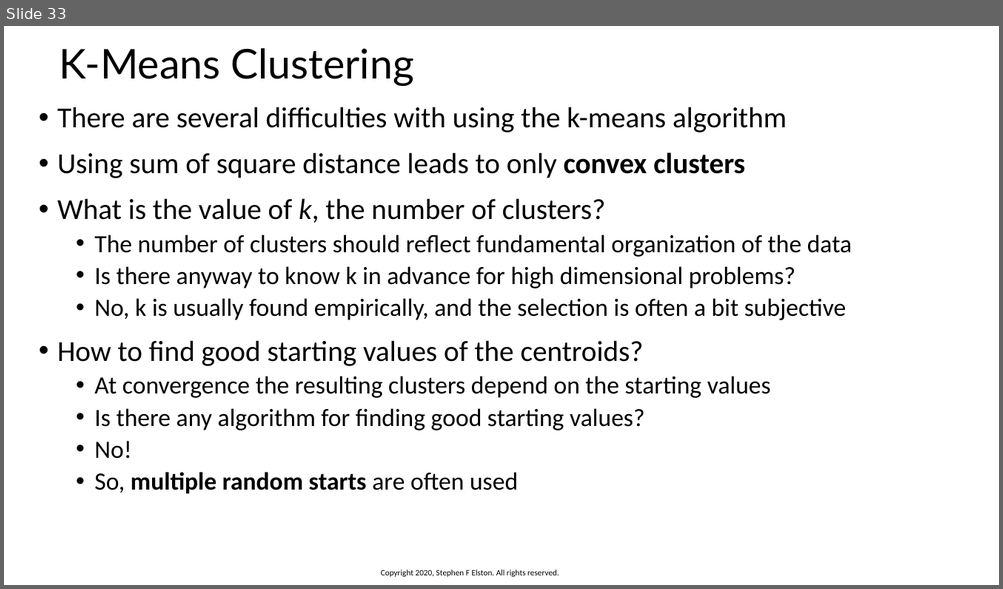
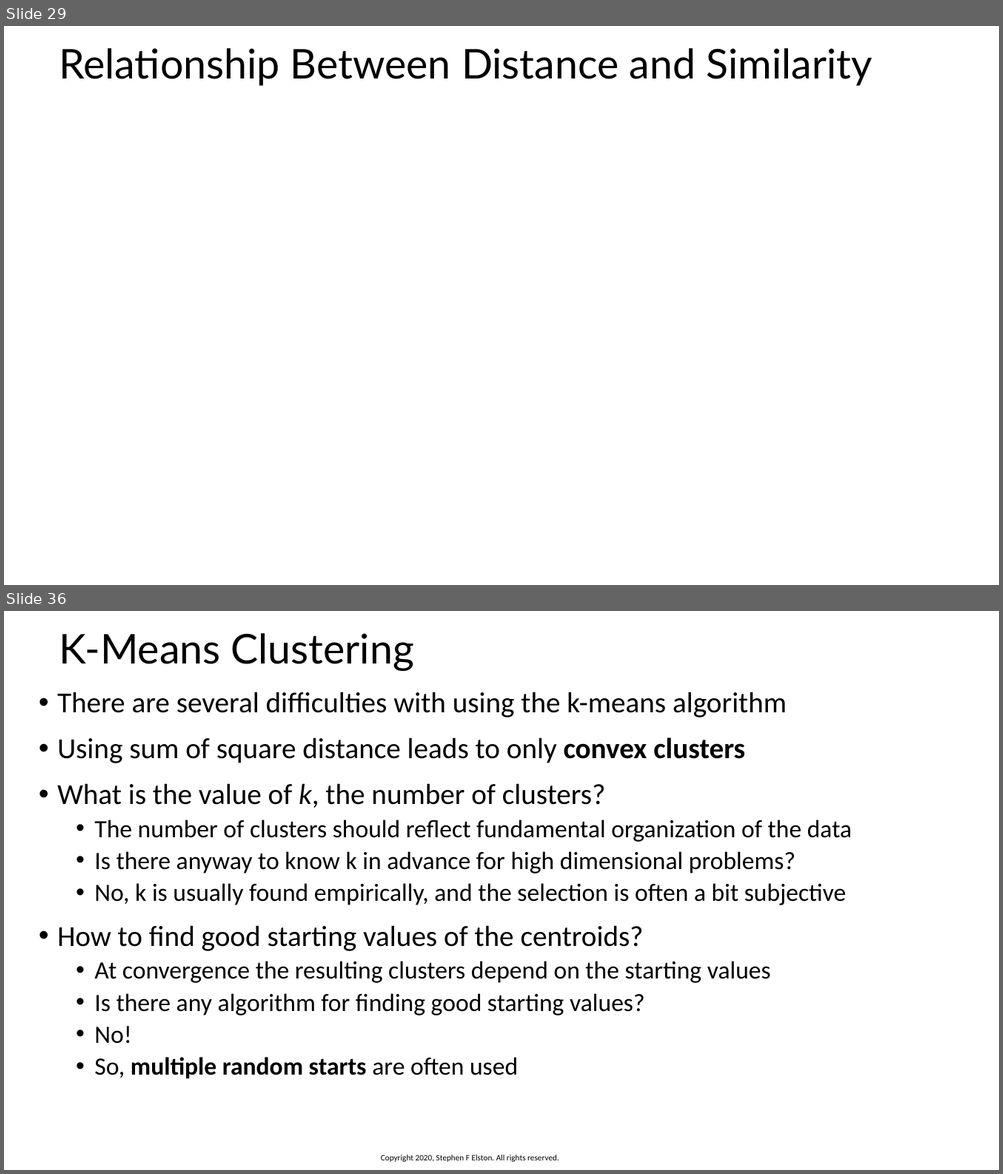
Before and after one commit to StephenElston/CSCI-E-83, a slide deck: Lesson12/IntroductionToClustering.pptx. Shown one above the other, each under a label of ours: slide 33 before the commit, slides 29 and 36 after it; the slides between them are not shown. The pictures are 1003x589 and 1003x1174 pixels, drawn with LibreOffice and Linux fonts; fonts in the diff are those of the drawing; grey boxes stand for pictures. Boxes give left, top, right and bottom in pixels: in the first picture for what was removed or moved away, otherwise in the second. Text is boxed around its words. In the diff, an @@ line names an element or a change of style, - is before the commit and + after.

```diff
--- a/Lesson12/IntroductionToClustering.pptx
+++ b/Lesson12/IntroductionToClustering.pptx
@@ slide 29 added at (4,26,999,585), background #FFFFFF @@
@@ title added at (59,48,872,86), 39.6 pt, text #000000 @@
+Relationship Between Distance and Similarity
@@ what was slide 33 is now slide 36 @@
```
Also in this commit, not shown: 68 slides changed, 5 other slides added.
